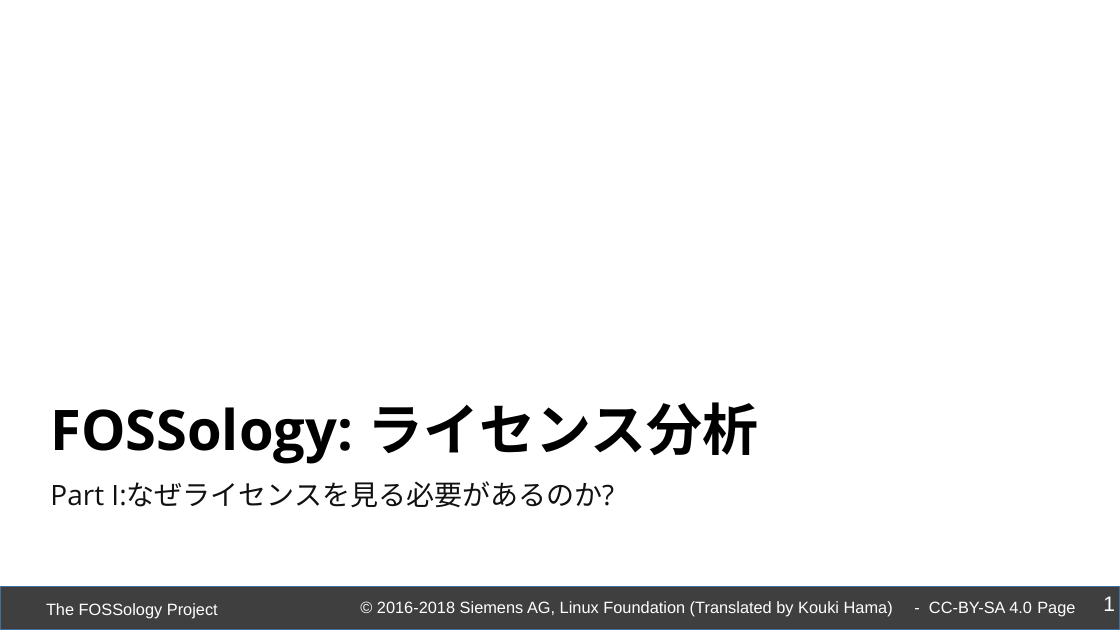
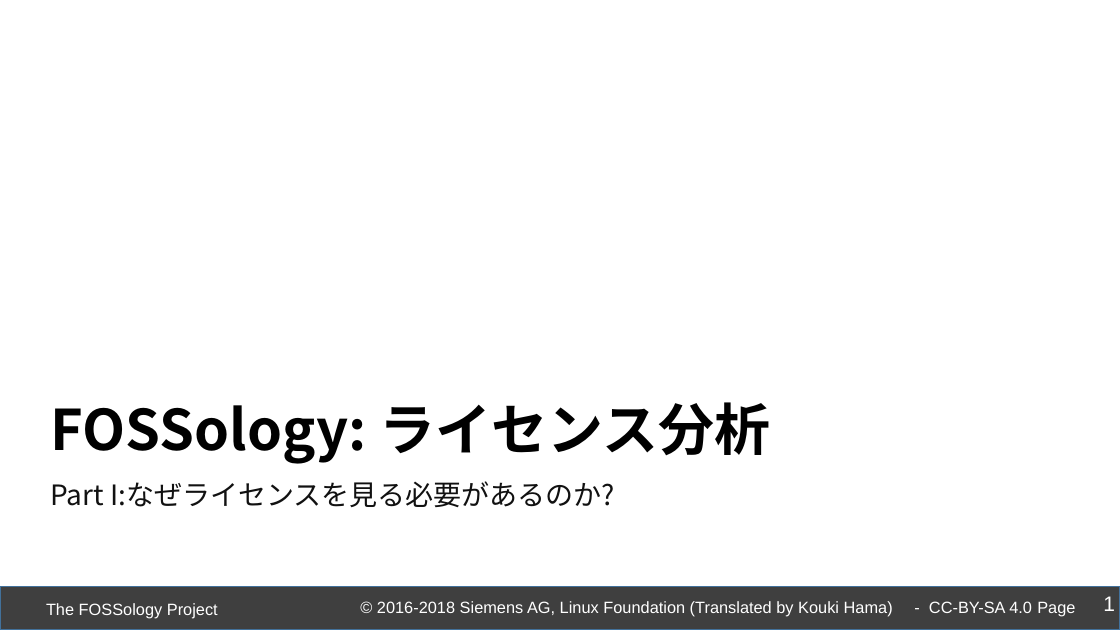
Before and after one commit to fossology/FOSSologySlides, a slide deck: slide 1 of Module-A-JPN-Motivation.pptx. Drawn at 1120x630 pixels with LibreOffice and Linux fonts; fonts in the diff are those of the drawing; background and template pictures are left out. Boxes give left, top, right and bottom in pixels: in the first picture for what was removed or moved away, otherwise in the second. Text is boxed around its words. In the diff, an @@ line names an element or a change of style, - is before the commit and + after.

```diff
--- a/Module-A-JPN-Motivation.pptx
+++ b/Module-A-JPN-Motivation.pptx
@@ text "FOSSology: ライセンス分析" at (x1=50, y1=402, x2=770, y2=464): font Open Sans to Noto Sans CJK JP @@
@@ text "Part I:なぜライセンスを見る必要があるのか?" at (x1=50, y1=481, x2=615, y2=507): font Open Sans to Noto Sans CJK JP @@
```
Also in this commit, not shown: 10 other slides changed, 4 other files.
